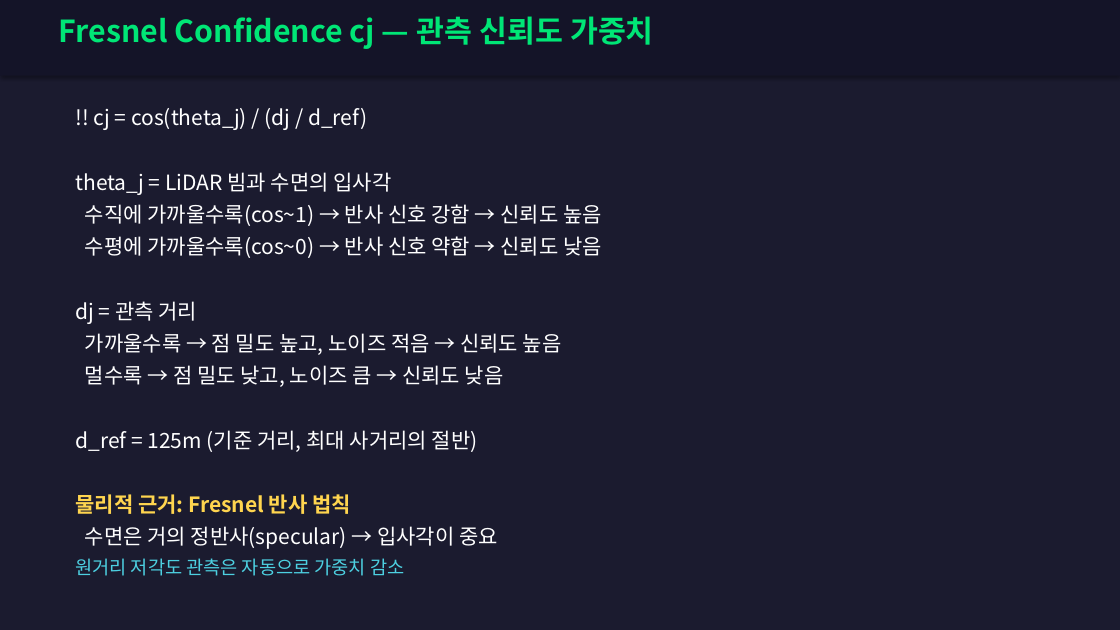
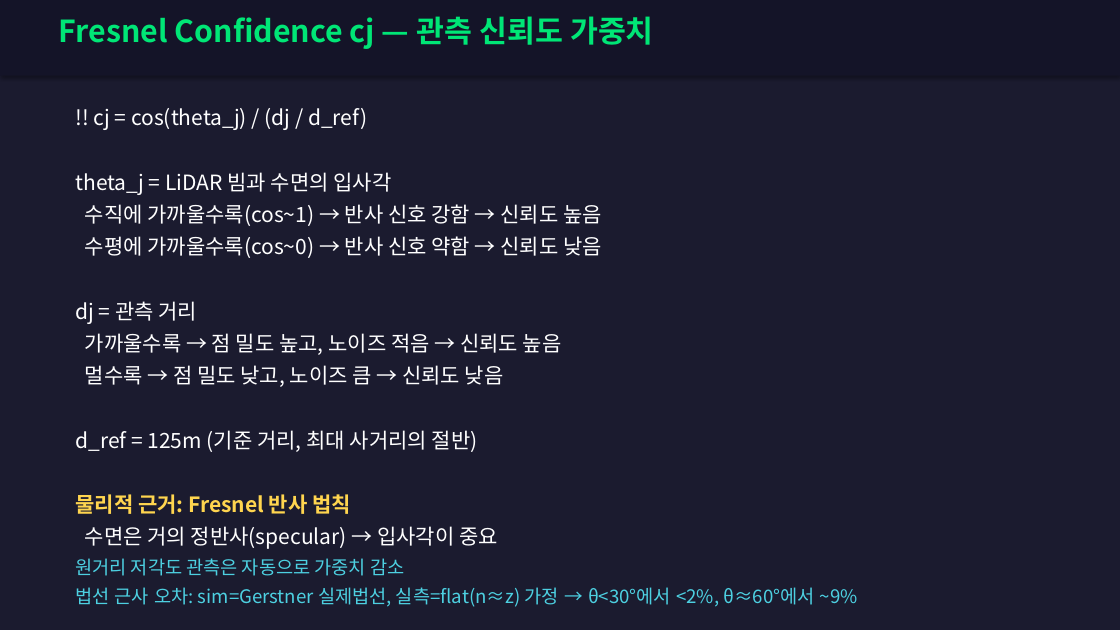
Before and after one commit to SAEYONGPARK94/wavesplat, a slide deck: slide 56 of wavesplat/docs/WaveSplat_Algorithm_Guide.pptx. Drawn at 1120x630 pixels with LibreOffice and Linux fonts; fonts in the diff are those of the drawing. Boxes give left, top, right and bottom in pixels: in the first picture for what was removed or moved away, otherwise in the second. Text is boxed around its words. In the diff, an @@ line names an element or a change of style, - is before the commit and + after.

```diff
--- a/wavesplat/docs/WaveSplat_Algorithm_Guide.pptx
+++ b/wavesplat/docs/WaveSplat_Algorithm_Guide.pptx
@@ text at (75, 587, 858, 607): paragraph added @@
+법선 근사 오차: sim=Gerstner 실제법선, 실측=flat(n≈z) 가정 → θ<30°에서 <2%, θ≈60°에서 ~9%
```
Also in this commit, not shown: 1 other slide changed, 1 other file.
